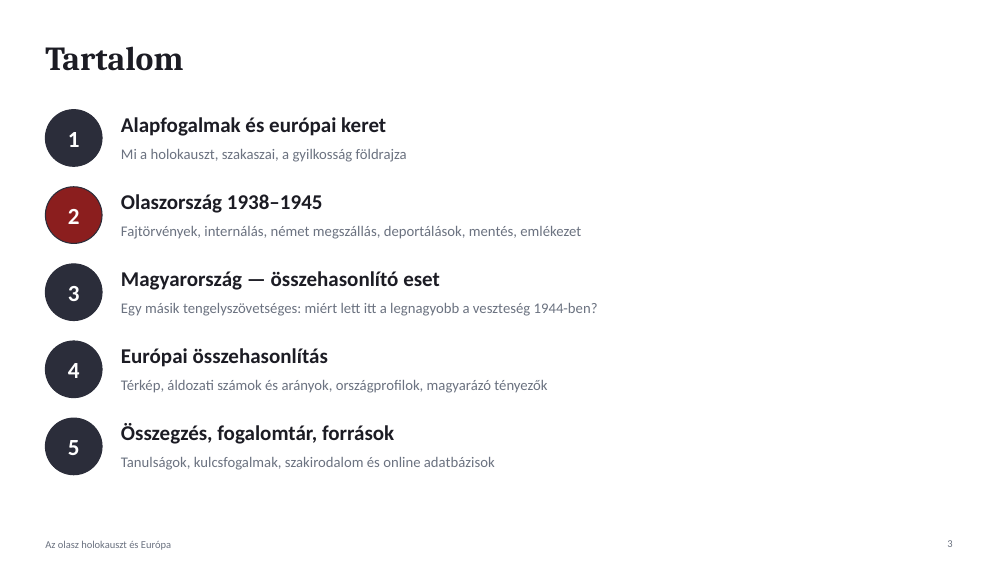
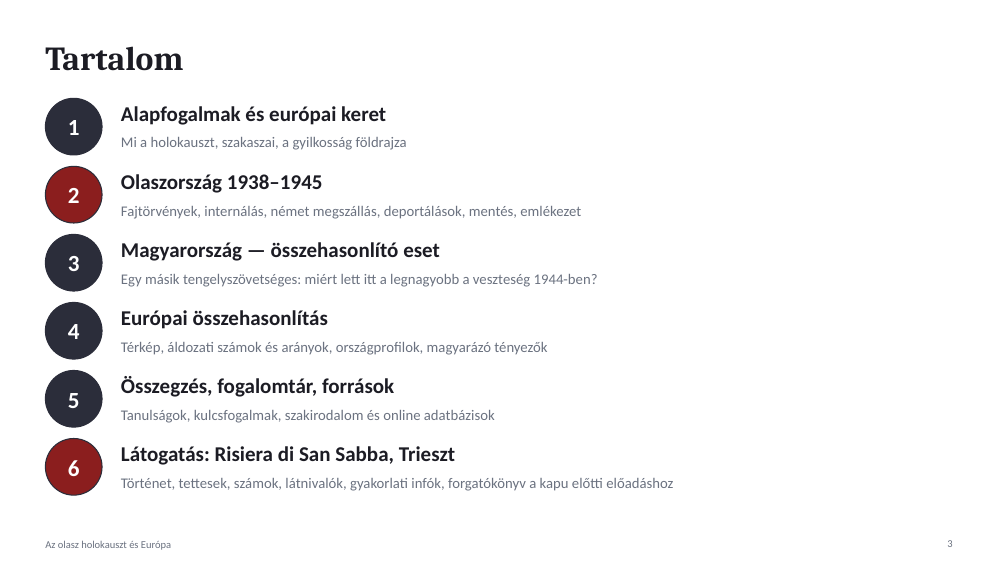
Before and after one commit to peter-racz-rhr/lwk, a slide deck: slide 3 of presentations/Olasz_holokauszt_es_Europa.pptx. Drawn at 1008x567 pixels with LibreOffice and Linux fonts; fonts in the diff are those of the drawing. Boxes give left, top, right and bottom in pixels: in the first picture for what was removed or moved away, otherwise in the second. Text is boxed around its words. In the diff, an @@ line names an element or a change of style, - is before the commit and + after.

```diff
--- a/presentations/Olasz_holokauszt_es_Europa.pptx
+++ b/presentations/Olasz_holokauszt_es_Europa.pptx
@@ 3 texts, 1 ellipse: place and size @@
-3 texts, 1 ellipse at bbox=[45, 110, 407, 166]
+3 texts, 1 ellipse at bbox=[45, 98, 407, 155]
@@ 3 texts, 1 ellipse: place and size @@
-3 texts, 1 ellipse at bbox=[45, 187, 581, 243]
+3 texts, 1 ellipse at bbox=[45, 166, 581, 223]
@@ 3 texts, 1 ellipse: place and size @@
-3 texts, 1 ellipse at bbox=[45, 264, 598, 321]
+3 texts, 1 ellipse at bbox=[45, 234, 598, 291]
@@ 3 texts, 1 ellipse: place and size @@
-3 texts, 1 ellipse at bbox=[45, 341, 547, 398]
+3 texts, 1 ellipse at bbox=[45, 302, 547, 359]
@@ 2 texts, 1 ellipse: place and size @@
-2 texts, 1 ellipse at bbox=[45, 418, 495, 475]
+2 texts, 1 ellipse at bbox=[45, 371, 495, 427]
@@ text "Összegzés, fogalomtár, források": place and size @@
-text "Összegzés, fogalomtár, források" at bbox=[121, 423, 394, 444]
+text "Összegzés, fogalomtár, források" at bbox=[121, 376, 394, 397]
@@ ellipse added at bbox=[45, 439, 102, 495], fill #8B1E1E, outline #2B2D3A 1 pt @@
@@ text added at bbox=[121, 446, 455, 465], 20 pt, text #1C1C24, bold @@
+Látogatás: Risiera di San Sabba, Trieszt
@@ text added at bbox=[68, 460, 80, 476], 22 pt, text #FFFFFF, bold @@
+6
@@ text added at bbox=[121, 478, 673, 491], 14 pt, text #6B7280 @@
+Történet, tettesek, számok, látnivalók, gyakorlati infók, forgatókönyv a kapu előtti előadáshoz
```
Also in this commit, not shown: 1 other slide changed, 12 slides added.
